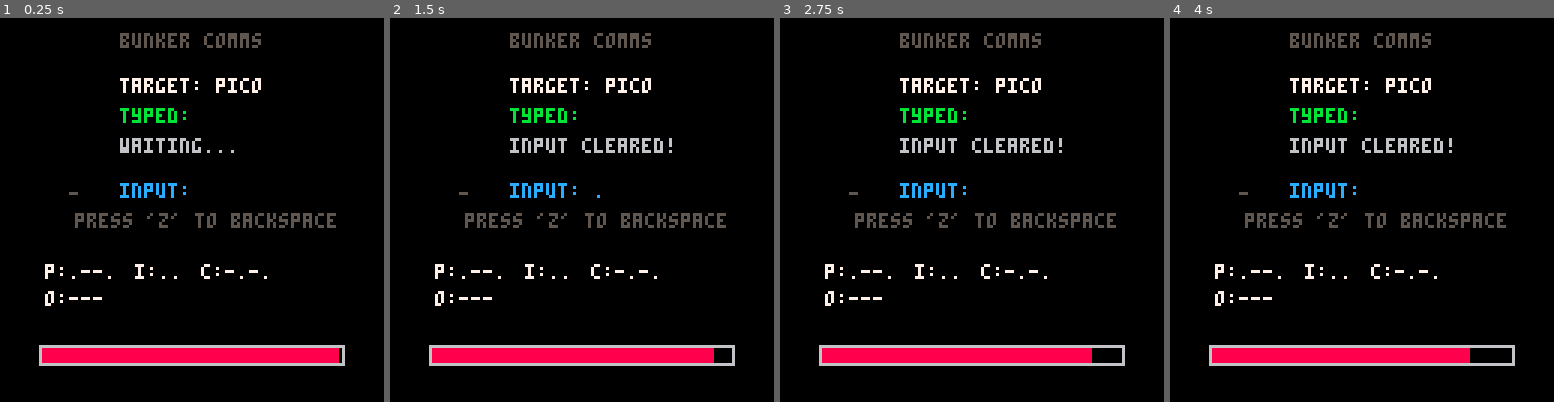
Above: before the commit, frames 1-4 (left to right).
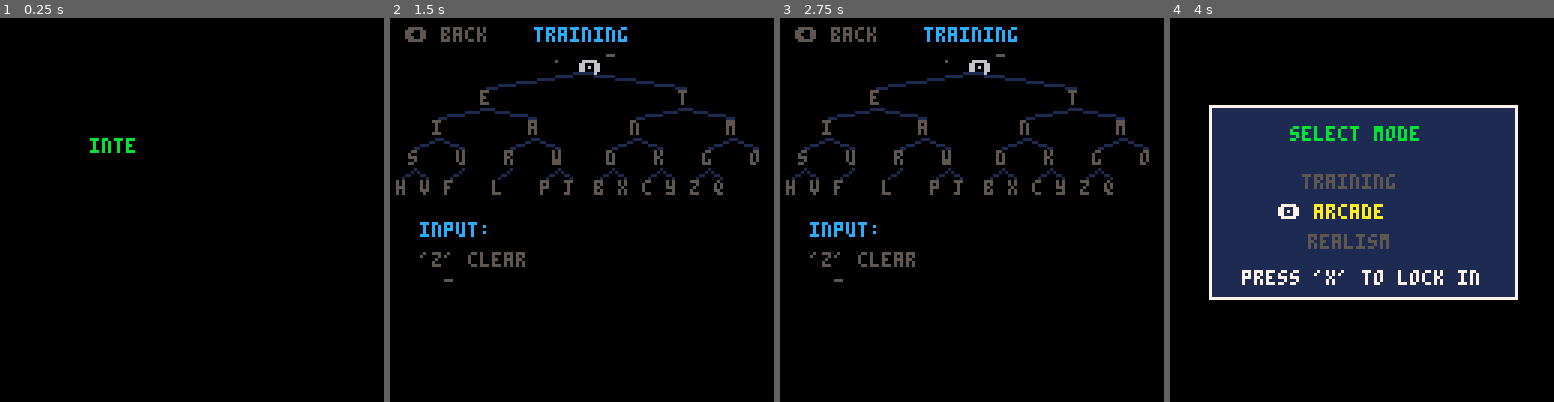
Above: after the commit, the same moments.

Repository: 1Glizda/Pico8-AGD-Y1
Game: PICO-8 cartridge bodo_agd_y1.p8
Same seed, same stepped clock (60 frames per second), same inputs: the game is played once before the commit and once after it.
Inputs:
- Up to frame 1 (0.25 s): no input
- Up to frame 2 (1.5 s): tap X (X key) at 0.33, 1.07 s; tap O (Z key) at 0.7 s
- Up to frame 3 (2.75 s): tap O (Z key) at 1.7, 2.1, 2.5 s; tap X (X key) at 1.85 s; hold Up 2.15-2.42 s
- Up to frame 4 (4 s): tap O (Z key) at 2.9, 3.3, 3.7 s; tap X (X key) at 2.97 s; hold Left 3.08-3.58 s; hold Down 3.63-3.97 s

The runs differ from the first frame. In frame 1, 8.3% of the frame differs, in the area x 10-90%, y 3-91%; in frame 2, 13%; in frame 3, 12%; in frame 4, 46%, in the area x 10-91%, y 3-91%.

Commit message:
finished the game

Diff:
--- a/bodo_agd_y1.p8
+++ b/bodo_agd_y1.p8
@@ -2,14 +2,6 @@
 version 43
 __lua__
 function _init()
-    hold_frames = 0
-    gap_frames = 0
-    time_left = 30
-    max_time = 30
-    seq = ""
-    won = false
-    played_dash_sfx = false -- flag to stop loop-playing the dash sound
-
     morse_codes = {
         [".-"]="a", ["-..."]="b", ["-.-."]="c", ["-.."]="d", ["."]="e",
         ["..-."]="f", ["--."]="g", ["...."]="h", [".."]="i", [".---"]="j",
@@ -23,29 +15,66 @@
         letters[ltr] = code
     end
 
-    manager = {
-        target = "pico",
-        typed = "",
-        message = "waiting..."
+    alpha = "abcdefghijklmnopqrstuvwxyz"
+    glow_timers = {}
+
+    -- morse binary tree: {letter, x, y, parent_index}
+    -- parent 0 = start node at (64,14)
+    -- left child = dot, right child = dash
+    tree_nodes = {
+        {"e",30,24,0},{"t",96,24,0},
+        {"i",14,34,1},{"a",46,34,1},{"n",80,34,2},{"m",112,34,2},
+        {"s",6,44,3},{"u",22,44,3},{"r",38,44,4},{"w",54,44,4},
+        {"d",72,44,5},{"k",88,44,5},{"g",104,44,6},{"o",120,44,6},
+        {"h",2,54,7},{"v",10,54,7},{"f",18,54,8},{"l",34,54,9},
+        {"p",50,54,10},{"j",58,54,10},{"b",68,54,11},{"x",76,54,11},
+        {"c",84,54,12},{"y",92,54,12},{"z",100,54,13},{"q",108,54,13}
     }
 
     ui = {
+        get_cs_pos = function(self, index)
+            local cx, cy = 15, 82
+            for i=1, index do
+                local char = sub(manager.target, i, i)
+                local code = letters[char]
+                if not code then return cx, cy end
+                local txt = char..":"..code
+                local txt_w = #txt * 4
+
+                if cx + txt_w > 115 then
+                    cx = 15
+                    cy += 9
+                end
+
+                if i == index then
+                    return cx, cy
+                end
+
+                cx += txt_w + 6
+            end
+            return cx, cy
+        end,
         draw = function(self)
             local bar_w = 100
             local current_w = (time_left / max_time) * bar_w
             rect(13, 109, 14+bar_w, 115, 6)
             rectfill(14, 110, 13+current_w, 114, 8)
 
-            -- print("cheat sheet:", 15, 72, 5)
-
-            local cx = 15
-            local cy = 82
+            -- print("cheat sheet ("..difficulty..")", 15, 72, 5)
+            local cx, cy = 15, 82
 
             for i=1, #manager.target do
                 local char = sub(manager.target, i, i)
                 local code = letters[char]
-                local col = (i <= #manager.typed) and 11 or 7
-
+                local col = 7
+                if i <= #manager.typed then
+                    local typed_char = sub(manager.typed, i, i)
+                    if difficulty == "amateur" and typed_char != char then
+                        col = 8
+                    else
+                        col = 11
+                    end
+                end
                 local txt = char..":"..code
                 local txt_w = #txt * 4
 
@@ -61,71 +90,301 @@
     }
 
     fx = {
-        shake = 0,
-        particles = {},
-
+        shake = 0, particles = {},
         spawn = function(self, px, py, color)
             for i=1, 15 do
                 add(self.particles, {
-                    x = px, y = py,
-                    dx = rnd(2)-1, dy = rnd(2)-1,
-                    life = 10 + rnd(10),
-                    c = color
+                    x=px, y=py, dx=rnd(2)-1, dy=rnd(2)-1, life=10+rnd(10), c=color
                 })
             end
         end,
-
         update = function(self)
             if self.shake > 0 then
                 self.shake *= 0.8
                 if self.shake < 0.5 then self.shake = 0 end
             end
-
             for p in all(self.particles) do
-                p.x += p.dx
-                p.y += p.dy
-                p.life -= 1
+                p.x += p.dx p.y += p.dy p.life -= 1
                 if p.life <= 0 then del(self.particles, p) end
             end
         end,
-
         draw = function(self)
-            if self.shake > 0 then
-                camera(rnd(self.shake)-self.shake/2, rnd(self.shake)-self.shake/2)
-            else
-                camera(0,0)
-            end
-
-            for p in all(self.particles) do
-                pset(p.x, p.y, p.c)
-            end
+            if self.shake > 0 then camera(rnd(self.shake)-self.shake/2, rnd(self.shake)-self.shake/2) else camera(0,0) end
+            for p in all(self.particles) do pset(p.x, p.y, p.c) end
         end
     }
+
+    intro_text = "internet is down,\n\nlearn to use\n\nmorse code."
+    intro_chars = 0
+
+    story_scenes = {
+        {
+            text = "the radio crackles...\n\n\"anyone out there?\n  send sos if you\n  can hear us.\"",
+            target = "sos"
+        },
+        {
+            text = "\"signal received!\n\n  where are you?\n  transmit your\n  location.\"",
+            target = "bunker"
+        },
+        {
+            text = "\"we found you on\n  the grid.\n\n  confirm status.\n  are you alive?\"",
+            target = "alive"
+        }
+    }
+
+    ending_text = "\"help is on the way.\n\n  stay put, survivor.\n\n  you did well.\""
+    ending_chars = 0
+
+    current_level = 1
+    story_chars = 0
+
+    -- Difficulty selection setup
+    difficulty = "training"
+
+    state = "start"
+    reset_game()
+end
+
+function reset_game()
+    hold_frames = 0
+    gap_frames = 0
+    seq = ""
+    won = false
+    played_dash_sfx = false
+
+    local scene = story_scenes[current_level]
+    local target_word = scene and scene.target or "sos"
+
+    -- Tweak timing parameters based on selection
+    if difficulty == "amateur" then
+        dash_threshold = 6
+        letter_gap = 20
+        max_time = #target_word * 10
+    else
+        -- Real life proportions & strict timer adjustments
+        dash_threshold = 9
+        letter_gap = 10
+        max_time = #target_word * 5
+    end
+
+    time_left = max_time
+
+    manager = {
+        target = target_word,
+        typed = "",
+        message = "waiting..."
+    }
+
+    fx.particles = {}
+    fx.shake = 0
 end
 
 function _update()
     fx:update()
 
-    if won then return end
-
-    if time_left > 0 then
-        time_left -= 1/30
-        if time_left <= 0 then
-            time_left = 0
-            manager.message = "time out!"
-            fx.shake = 3
-            sfx(3)
-        end
-    end
-
-    if time_left > 0 then
+    if state == "start" then
+        if intro_chars < #intro_text then
+            intro_chars += 0.5
+        end
+
+        if btnp(5) or btnp(4) then
+            if intro_chars < #intro_text then
+                intro_chars = #intro_text
+            else
+                state = "mode_select" -- Route to pop-up selection screen
+                sfx(5)
+            end
+        end
+
+    elseif state == "mode_select" then
+        -- Toggle difficulty using Up (2) and Down (3) d-pad
+        if btnp(2) then
+            if difficulty == "training" then
+                difficulty = "pro"
+            elseif difficulty == "amateur" then
+                difficulty = "training"
+            else
+                difficulty = "amateur"
+            end
+            sfx(5)
+        elseif btnp(3) then
+            if difficulty == "training" then
+                difficulty = "amateur"
+            elseif difficulty == "amateur" then
+                difficulty = "pro"
+            else
+                difficulty = "training"
+            end
+            sfx(5)
+        end
+
+        -- Press X to lock it in and begin playing
+        if btnp(5) then
+            if difficulty == "training" then
+                -- go straight to training
+                hold_frames = 0
+                gap_frames = 0
+                seq = ""
+                played_dash_sfx = false
+                dash_threshold = 6
+                letter_gap = 20
+                glow_timers = {}
+                fx.particles = {}
+                fx.shake = 0
+                state = "training"
+                ignore_x = true
+                sfx(5)
+            else
+                current_level = 1
+                story_chars = 0
+                reset_game()
+                state = "story"
+                sfx(5)
+            end
+        end
+
+    elseif state == "story" then
+        local scene = story_scenes[current_level]
+        if scene then
+            if story_chars < #scene.text then
+                story_chars += 0.5
+            end
+
+            if btnp(5) or btnp(4) then
+                if story_chars < #scene.text then
+                    story_chars = #scene.text
+                else
+                    reset_game()
+                    state = "play"
+                    ignore_x = true
+                    sfx(5)
+                end
+            end
+        end
+
+    elseif state == "ending" then
+        if ending_chars < #ending_text then
+            ending_chars += 0.5
+        end
+
+        if btnp(5) or btnp(4) then
+            if ending_chars < #ending_text then
+                ending_chars = #ending_text
+            else
+                state = "gameover"
+            end
+        end
+
+    elseif state == "won" then
+        won_timer -= 1
+        if won_timer <= 0 or btnp(5) then
+            fx.particles = {}
+            if current_level < #story_scenes then
+                current_level += 1
+                story_chars = 0
+                state = "story"
+            else
+                ending_chars = 0
+                state = "ending"
+                sfx(9)
+            end
+        end
+
+    elseif state == "gameover" then
+        if btnp(5) then
+            state = "start"
+            current_level = 1
+            intro_chars = 0
+            sfx(5)
+        end
+
+    elseif state == "training" then
+        -- update glow timers
+        for k, v in pairs(glow_timers) do
+            glow_timers[k] -= 1/30
+            if glow_timers[k] <= 0 then
+                glow_timers[k] = nil
+            end
+        end
+
+        -- Z resets input sequence
         if btnp(4) then
+            seq = ""
+            hold_frames = 0
+            gap_frames = 0
+        end
+
+        if btn(5) then
+            if not ignore_x then
+                hold_frames += 1
+                gap_frames = 0
+                if hold_frames == 1 then sfx(0) end
+                if hold_frames > dash_threshold and not played_dash_sfx then
+                    sfx(1)
+                    played_dash_sfx = true
+                end
+            end
+        else
+            ignore_x = false
+            if hold_frames > 0 then
+                local sym = "."
+                if hold_frames > dash_threshold then sym = "-" end
+                seq = seq .. sym
+                hold_frames = 0
+                played_dash_sfx = false
+            end
+
+            if seq != "" then
+                gap_frames += 1
+                if gap_frames > letter_gap then
+                    local letter = morse_codes[seq]
+                    if letter then
+                        glow_timers[letter] = 2
+                        fx:spawn(64, 20, 11)
+                        fx.shake = 2
+                        sfx(6)
+                    else
+                        fx.shake = 3
+                        sfx(7)
+                    end
+                    seq = ""
+                    gap_frames = 0
+                end
+            end
+        end
+
+        -- Left to go back
+        if btnp(0) then
+            state = "mode_select"
+            sfx(5)
+        end
+
+    elseif state == "play" then
+        if time_left > 0 then
+            time_left -= 1/30
+            if time_left <= 0 then
+                time_left = 0
+                manager.message = "time out!"
+                fx.shake = 3
+                sfx(8)
+                state = "gameover"
+            end
+        end
+
+        if btnp(4) and difficulty == "amateur" then
             if seq != "" then
                 seq = ""
                 manager.message = "input cleared!"
             elseif #manager.typed > 0 then
+                local lx = 40 + 32 + ((#manager.typed - 1) * 4) + 2
+                fx:spawn(lx, 32, 8)
+                if #manager.typed <= #manager.target then
+                    local cs_x, cs_y = ui:get_cs_pos(#manager.typed)
+                    fx:spawn(cs_x + 2, cs_y + 2, 8)
+                end
+                fx.shake = 2
                 manager.typed = sub(manager.typed, 1, #manager.typed - 1)
-                manager.message = "backspaced!"
+                manager.message = "reset!"
                 sfx(1)
             end
             hold_frames = 0
@@ -133,56 +392,89 @@
         end
 
         if btn(5) then
-            hold_frames += 1
-            gap_frames = 0
-
-            -- SOUND CHANGE: play dot immediately on the first frame of pressing
-            if hold_frames == 1 then
-                sfx(0) -- initial beep for dot
-            end
-
-            -- SOUND CHANGE: switch to dash sound the exact frame it registers as a line
-            if hold_frames > 6 and not played_dash_sfx then
-                sfx(1) -- switch to bap for dash
-                played_dash_sfx = true -- stop it from triggering every frame
+            if not ignore_x then
+                hold_frames += 1
+                gap_frames = 0
+
+                if hold_frames == 1 then sfx(0) end
+
+                -- Replaced hardcoded values with dynamic 'dash_threshold'
+                if hold_frames > dash_threshold and not played_dash_sfx then
+                    sfx(1)
+                    played_dash_sfx = true
+                end
             end
         else
+            ignore_x = false
             if hold_frames > 0 then
                 local sym = "."
-                if hold_frames > 6 then
-                    sym = "-"
-                end
-
+                if hold_frames > dash_threshold then sym = "-" end
                 seq = seq .. sym
                 hold_frames = 0
-                played_dash_sfx = false -- reset tracker for next press
+                played_dash_sfx = false
             end
 
             if seq != "" then
                 gap_frames += 1
-                if gap_frames > 20 then
+                -- Replaced hardcoded confirmation frames with dynamic 'letter_gap'
+                if gap_frames > letter_gap then
                     local letter = morse_codes[seq]
                     if letter then
-                        manager.typed ..= letter
-                        manager.message = "found: "..letter
-                        fx:spawn(40 + (#manager.typed * 4), 35, 11)
-                        fx.shake = 2
-                        sfx(2)
-
-                        seq = ""
-
-                        if manager.typed == manager.target then
-                            won = true
-                            manager.message = "message sent!"
-                            fx.shake = 5
-                            fx:spawn(64, 64, 9)
-                            sfx(4)
+                        if difficulty == "pro" and letter != sub(manager.target, #manager.typed + 1, #manager.typed + 1) then
+                            for i=1, #manager.typed do
+                                fx:spawn(40 + 32 + ((i-1) * 4) + 2, 32, 8)
+                                if i <= #manager.target then
+                                    local cs_x, cs_y = ui:get_cs_pos(i)
+                                    fx:spawn(cs_x + 2, cs_y + 2, 8)
+                                end
+                            end
+                            manager.typed = ""
+                            manager.message = "wrong letter!"
+                            fx.shake = 3
+                            fx:spawn(64, 64, 8)
+                            sfx(7)
+                            seq = ""
+                        else
+                            manager.typed ..= letter
+                            manager.message = "found: "..letter
+
+                            if letter != sub(manager.target, #manager.typed, #manager.typed) then
+                                sfx(7)
+                            else
+                                fx:spawn(40 + 32 + ((#manager.typed - 1) * 4) + 2, 32, 11)
+                                fx.shake = 2
+                                if manager.typed != manager.target then
+                                    sfx(6)
+                                end
+                            end
+
+                            seq = ""
+
+                            if manager.typed == manager.target then
+                                won = true
+                                manager.message = "message sent!"
+                                fx.shake = 5
+                                fx:spawn(64, 64, 9)
+                                sfx(9)
+                                state = "won"
+                                won_timer = 60
+                            end
                         end
                     else
                         manager.message = "wrong code!"
+                        if difficulty == "pro" then
+                            for i=1, #manager.typed do
+                                fx:spawn(40 + 32 + ((i-1) * 4) + 2, 32, 8)
+                                if i <= #manager.target then
+                                    local cs_x, cs_y = ui:get_cs_pos(i)
+                                    fx:spawn(cs_x + 2, cs_y + 2, 8)
+                                end
+                            end
+                            manager.typed = ""
+                        end
                         fx.shake = 3
                         fx:spawn(64, 64, 8)
-                        sfx(3)
+                        sfx(7)
                         seq = ""
                     end
                     gap_frames = 0
@@ -196,31 +488,192 @@
     cls(0)
     fx:draw()
 
-    print("bunker comms", 40, 5, 5)
-
-    local target_col = won and 11 or 7
-    print("target: "..manager.target, 40, 20, target_col)
-    print("typed:  "..manager.typed, 40, 30, 11)
-
-    local msg_col = won and 11 or 6
-    print(manager.message, 40, 40, msg_col)
-
-    if not won then
-        print("input: "..seq, 40, 55, 12)
-        print("press 'z' to backspace", 25, 65, 5)
+    if state == "start" then
+        local current_text = sub(intro_text, 1, flr(intro_chars))
+        print(current_text, 30, 40, 11)
+
+        if intro_chars >= #intro_text then
+            if t() % 1 < 0.5 then
+                print("press 'x' to continue", 24, 90, 7)
+            end
+        end
+
+    elseif state == "mode_select" then
+        -- THE POP-UP WINDOW INTERFACE
+        rectfill(14, 30, 114, 92, 1)
+        rect(13, 29, 115, 93, 7)
+
+        print("select mode", 40, 36, 11)
+
+        -- Draw options
+        local tr_col = (difficulty == "training") and 12 or 5
+        local am_col = (difficulty == "amateur") and 10 or 5
+        local pro_col = (difficulty == "pro") and 8 or 5
+
+        print("training", 44, 52, tr_col)
+        print("arcade", 48, 62, am_col)
+        print("realism", 46, 72, pro_col)
+
+        -- Selection arrow
+        local arrow_y = 52
+        if difficulty == "amateur" then arrow_y = 62
+        elseif difficulty == "pro" then arrow_y = 72 end
+        print("\x8e", 36, arrow_y, 7)
+
+        if t() % 1 < 0.5 then
+            print("press 'x' to lock in", 24, 84, 7)
+        end
+
+    elseif state == "story" then
+        local scene = story_scenes[current_level]
+        if scene then
+            -- Level indicator
+            print("transmission "..current_level.."/"..#story_scenes, 30, 10, 5)
+
+            -- Draw radio static line decoration
+            for i=0, 127 do
+                if rnd(100) < 3 then
+                    pset(i, 25 + rnd(2), 5)
+                end
+            end
+
+            local current_text = sub(scene.text, 1, flr(story_chars))
+            print(current_text, 18, 35, 11)
+
+            -- Show the word they need to spell next
+            if story_chars >= #scene.text then
+                print("spell: "..scene.target, 18, 90, 10)
+                if t() % 1 < 0.5 then
+                    print("press 'x' to begin", 26, 105, 7)
+                end
+            end
+        end
+
+    elseif state == "ending" then
+        print("transmission complete", 24, 10, 11)
+
+        -- Draw radio static line decoration
+        for i=0, 127 do
+            if rnd(100) < 3 then
+                pset(i, 25 + rnd(2), 5)
+            end
+        end
+
+        local current_text = sub(ending_text, 1, flr(ending_chars))
+        print(current_text, 18, 35, 11)
+
+        if ending_chars >= #ending_text then
+            if t() % 1 < 0.5 then
+                print("press 'x' to finish", 26, 105, 7)
+            end
+        end
+
+    elseif state == "gameover" then
+        if won then
+            print("YOU WON!", 48, 40, 11)
+        else
+            print("GAME OVER", 46, 40, 8)
+        end
+        if t() % 1 < 0.5 then
+            print("press 'x' to restart", 24, 60, 10)
+        end
+
+    elseif state == "training" then
+        print("training", 48, 3, 12)
+        print("\x8b back", 5, 3, 5)
+
+        -- draw start node
+        print("\x8e", 63, 14, 6)
+        print(".", 54, 10, 5)
+        print("-", 72, 10, 5)
+
+        -- draw tree with connecting lines
+        for i=1, #tree_nodes do
+            local n = tree_nodes[i]
+            local ltr, nx, ny, pi = n[1], n[2], n[3], n[4]
+
+            -- parent position
+            local px, py
+            if pi == 0 then
+                px, py = 64, 18
+            else
+                px, py = tree_nodes[pi][2]+2, tree_nodes[pi][3]+6
+            end
+
+            -- connecting line
+            line(nx+2, ny-1, px, py, 1)
+
+            -- letter color: glow green or dim gray
+            local col = 5
+            if glow_timers[ltr] then
+                col = 11
+            end
+            print(ltr, nx, ny, col)
+        end
+
+        -- draw input area
+        print("input: "..seq, 10, 68, 12)
+        print("'z' clear", 10, 78, 5)
 
         if hold_frames > 0 then
-            if hold_frames > 6 then
-                rectfill(15, 57, 35, 59, 7)
-            else
-                circfill(25, 58, 2, 7)
+            if hold_frames > dash_threshold then
+                rectfill(10, 86, 30, 88, 7)
+            else
+                circfill(20, 87, 2, 7)
             end
         else
-            print("-", 23, 56, 5)
-        end
+            print("-", 18, 85, 5)
+        end
+
+    else
+        -- Level indicator header
+        print("bunker comms "..current_level.."/"..#story_scenes, 30, 5, 5)
+
+        local target_col = won and 11 or 7
+        print("target: "..manager.target, 40, 20, target_col)
+        print("typed:  ", 40, 30, 11)
+        local cx = 40 + 32
+        for i=1, #manager.typed do
+            local typed_char = sub(manager.typed, i, i)
+            local target_char = sub(manager.target, i, i)
+            local c_col = 11
+            if difficulty == "amateur" and typed_char != target_char then
+                c_col = 8
+            end
+            print(typed_char, cx, 30, c_col)
+            cx += 4
+        end
+
+        local msg_col = won and 11 or 6
+        print(manager.message, 40, 40, msg_col)
+
+        if state == "play" then
+            print("input: "..seq, 40, 55, 12)
+            if difficulty == "amateur" then
+                print("press 'z' to reset", 25, 65, 5)
+            end
+
+            if current_level == 1 then
+                if #manager.typed == 0 then
+                    print("press 'x' for a dot", 32, 98, 10)
+                elseif #manager.typed == 1 then
+                    print("hold 'x' for a dash", 28, 98, 10)
+                end
+            end
+
+            if hold_frames > 0 then
+                if hold_frames > dash_threshold then
+                    rectfill(15, 57, 35, 59, 7)
+                else
+                    circfill(25, 58, 2, 7)
+                end
+            else
+                print("-", 23, 56, 5)
+            end
+        end
+
+        ui:draw()
     end
-
-    ui:draw()
 end
 __gfx__
 00000000000000000000000000000000000000000000000000000000000000000000000000000000000000000000000000000000000000000000000000000000
Not shown, changed: the sound effects (__sfx__) section of bodo_agd_y1.p8
